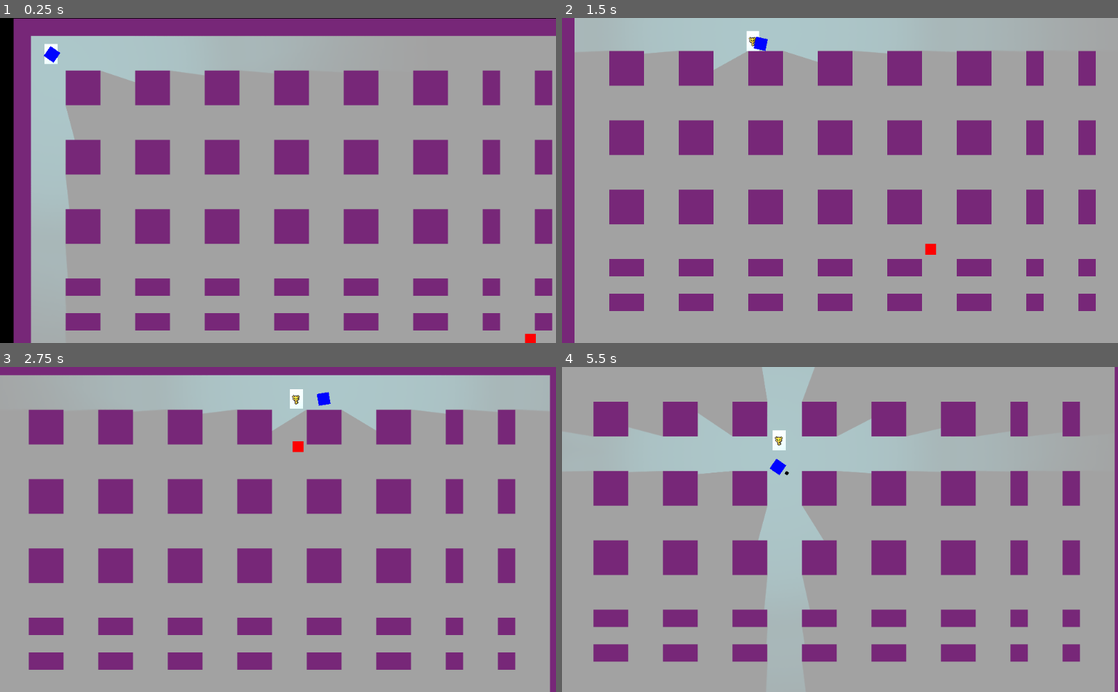
Above: before the commit, frames 1-4 (two rows, left to right).
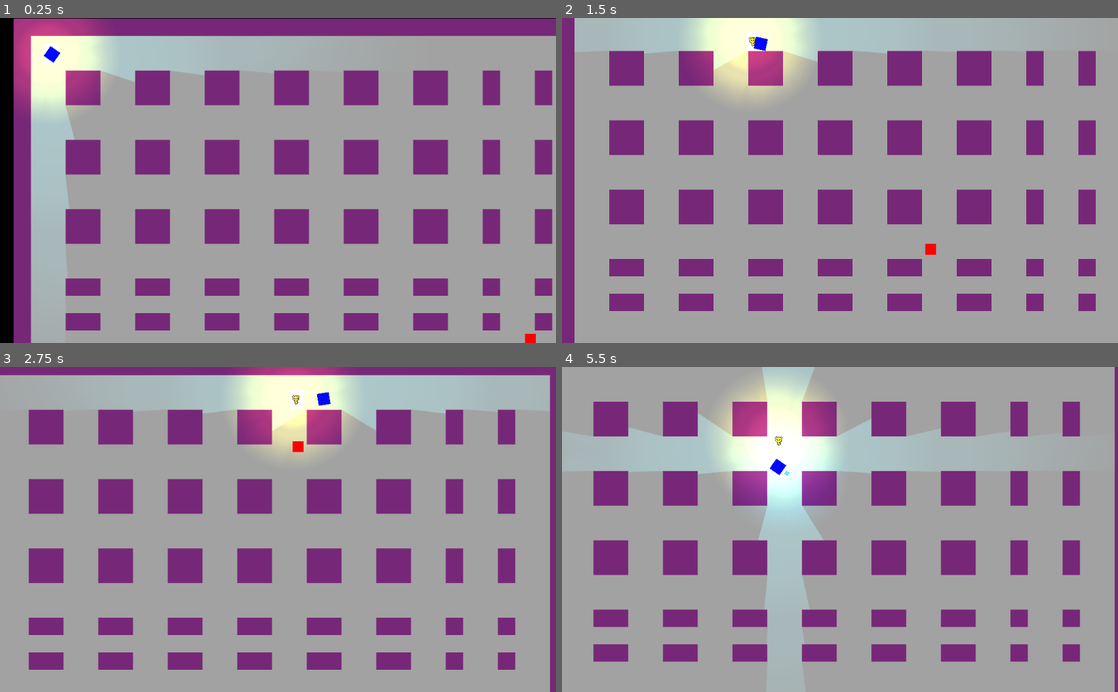
Above: after the commit, the same moments.

Repository: Gr1moire/Keyholder
Game: Godot game, scene res://scenes/main/main.tscn
Same seed, same stepped clock (60 frames per second), same inputs: the game is played once before the commit and once after it. This scene is started directly instead of the project's main scene.
Inputs (mouse positions are in pixels of both pictures, inside the frame that each line leads up to):
- Up to frame 1 (0.25 s): no input
- Up to frame 2 (1.5 s): tap Enter (ui_accept) at 0.5, 0.77 s; move the mouse to (962, 164) at 0.52 s; press the mouse at (962, 164) at 0.53 s; hold Right (right) 0.53-1.28 s; move the mouse to (728, 196) at 1.27 s; release the mouse at (728, 196) at 1.28 s; hold Down (down) from 1.28 s (still down); click (728, 196) at 1.35 s
- Up to frame 3 (2.75 s): tap Enter (ui_accept) at 1.52 s; move the mouse to (333, 458) at 2.02 s; release Down (down) at 2.03 s; press the mouse at (333, 458) at 2.03 s; hold Right (right) from 2.03 s (still down)
- Up to frame 4 (5.5 s): move the mouse to (812, 594) at 2.77 s; release Right (right) at 2.78 s; release the mouse at (812, 594) at 2.78 s; hold Up (up) 2.78-3.53 s; click (812, 594) at 2.85 s; tap Enter (ui_accept) at 3.02, 3.77, 4.52 s; move the mouse to (1006, 578) at 3.52 s; press the mouse at (1006, 578) at 3.53 s; hold Left (left) 3.53-5.03 s; move the mouse to (673, 480) at 4.27 s; release the mouse at (673, 480) at 4.28 s; click (673, 480) at 4.35 s; move the mouse to (867, 529) at 5.02 s; press the mouse at (867, 529) at 5.03 s; hold Down (down) from 5.03 s (still down)

The runs differ from the first frame. In frame 1, 3.9% of the frame differs, in the area x 2-20%, y 0-29%; in frame 2, 4.1%; in frame 3, 4.4%; in frame 4, 6.1%, in the area x 28-50%, y 4-46%.

Commit message:
Prettified bullets, began to prettify key

Diff:
--- a/common/cle/Cle.tscn
+++ b/common/cle/Cle.tscn
@@ -1,7 +1,8 @@
-[gd_scene load_steps=5 format=2]
+[gd_scene load_steps=6 format=2]
 
 [ext_resource path="res://assets/common/cle.webp" type="Texture" id=1]
 [ext_resource path="res://common/cle/Cle.gd" type="Script" id=2]
+[ext_resource path="res://assets/common/light.png" type="Texture" id=3]
 
 [sub_resource type="Animation" id=2]
 resource_name = "UpAndDown"
@@ -45,4 +46,9 @@
 [node name="CollisionShape2D" type="CollisionShape2D" parent="."]
 shape = SubResource( 1 )
 
+[node name="Light2D" type="Light2D" parent="."]
+texture = ExtResource( 3 )
+texture_scale = 0.27
+color = Color( 0.803922, 0.729412, 0.12549, 1 )
+
 [connection signal="body_entered" from="." to="." method="_on_RigidBody2D_body_entered"]
--- a/player/Bullet.tscn
+++ b/player/Bullet.tscn
@@ -1,12 +1,38 @@
-[gd_scene load_steps=3 format=2]
+[gd_scene load_steps=7 format=2]
 
 [ext_resource path="res://player/Bullet.gd" type="Script" id=1]
+[ext_resource path="res://assets/common/light.png" type="Texture" id=2]
 
 [sub_resource type="RectangleShape2D" id=2]
 extents = Vector2( 3, 3 )
 
+[sub_resource type="Curve" id=3]
+_data = [ Vector2( 0, 1 ), 0.0, 0.0, 0, 0, Vector2( 1, 0 ), -3.40204, 1.4, 0, 0 ]
+
+[sub_resource type="CurveTexture" id=4]
+curve = SubResource( 3 )
+
+[sub_resource type="ParticlesMaterial" id=5]
+flag_disable_z = true
+direction = Vector3( 0, 0, 0 )
+spread = 50.0
+gravity = Vector3( 0, 0, 0 )
+orbit_velocity = 0.0
+orbit_velocity_random = 0.0
+scale = 6.0
+scale_curve = SubResource( 4 )
+color = Color( 0.0509804, 0.560784, 0.701961, 1 )
+
 [node name="Bullet" type="RigidBody2D"]
+gravity_scale = 0.0
 script = ExtResource( 1 )
+
+[node name="Light2D" type="Light2D" parent="."]
+texture = ExtResource( 2 )
+texture_scale = 0.24
+color = Color( 0.0352941, 0.607843, 0.803922, 1 )
+energy = 0.69
+shadow_enabled = true
 
 [node name="ColorRect" type="ColorRect" parent="."]
 margin_left = -3.0
@@ -23,4 +49,10 @@
 [node name="CollisionShape2D" type="CollisionShape2D" parent="Area2D"]
 shape = SubResource( 2 )
 
+[node name="Particles2D" type="Particles2D" parent="."]
+amount = 50
+lifetime = 0.1
+local_coords = false
+process_material = SubResource( 5 )
+
 [connection signal="body_entered" from="Area2D" to="." method="_on_Area2D_body_entered"]
